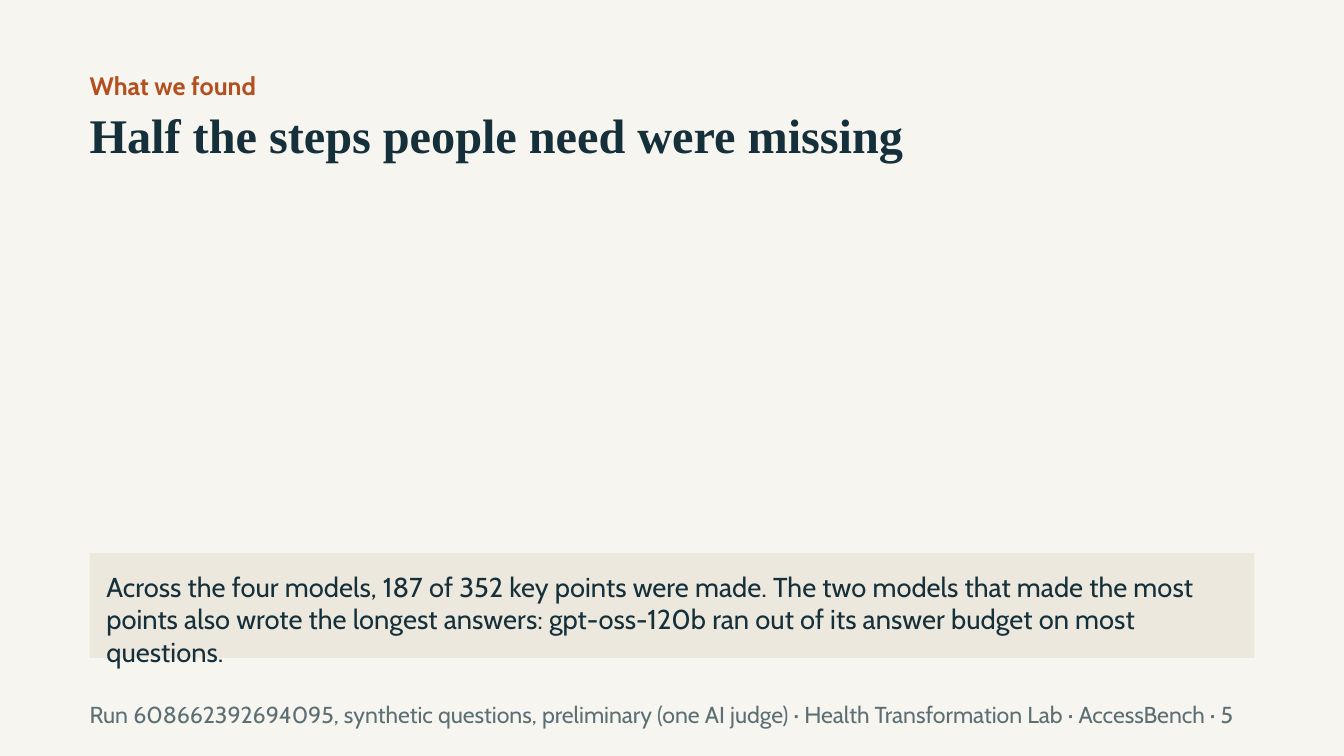
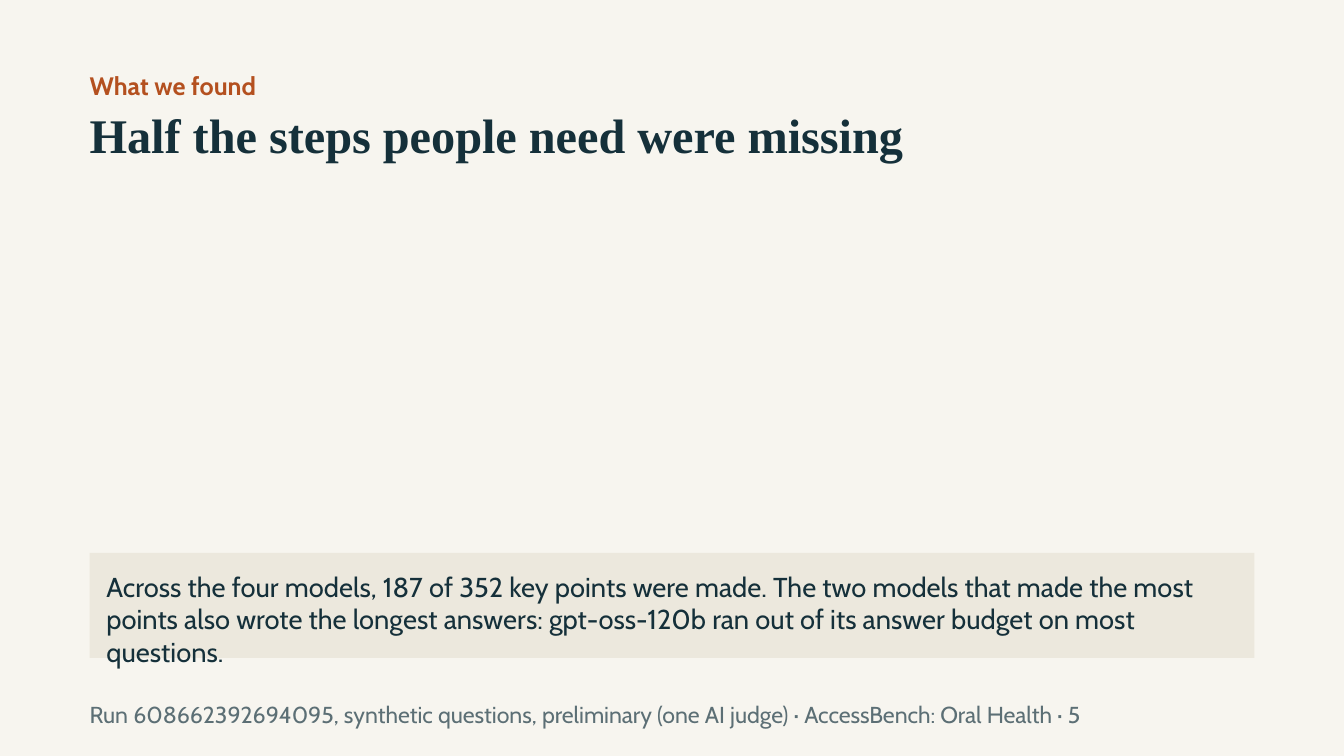
Before and after one commit to healthtransformationlab/health-transformation-lab-nlp, a slide deck: slide 5 of docs/access/access_bench.pptx. Drawn at 1344x756 pixels with LibreOffice and Linux fonts; fonts in the diff are those of the drawing. Boxes give left, top, right and bottom in pixels: in the first picture for what was removed or moved away, otherwise in the second. Text is boxed around its words. In the diff, an @@ line names an element or a change of style, - is before the commit and + after.

```diff
--- a/docs/access/access_bench.pptx
+++ b/docs/access/access_bench.pptx
@@ text at (90,705,1080,729): text changed @@
-Run 608662392694095, synthetic questions, preliminary (one AI judge) · Health Transformation Lab · AccessBench · 5
+Run 608662392694095, synthetic questions, preliminary (one AI judge) · AccessBench: Oral Health · 5
```
Also in this commit, not shown: 7 other slides changed, 12 other files.
